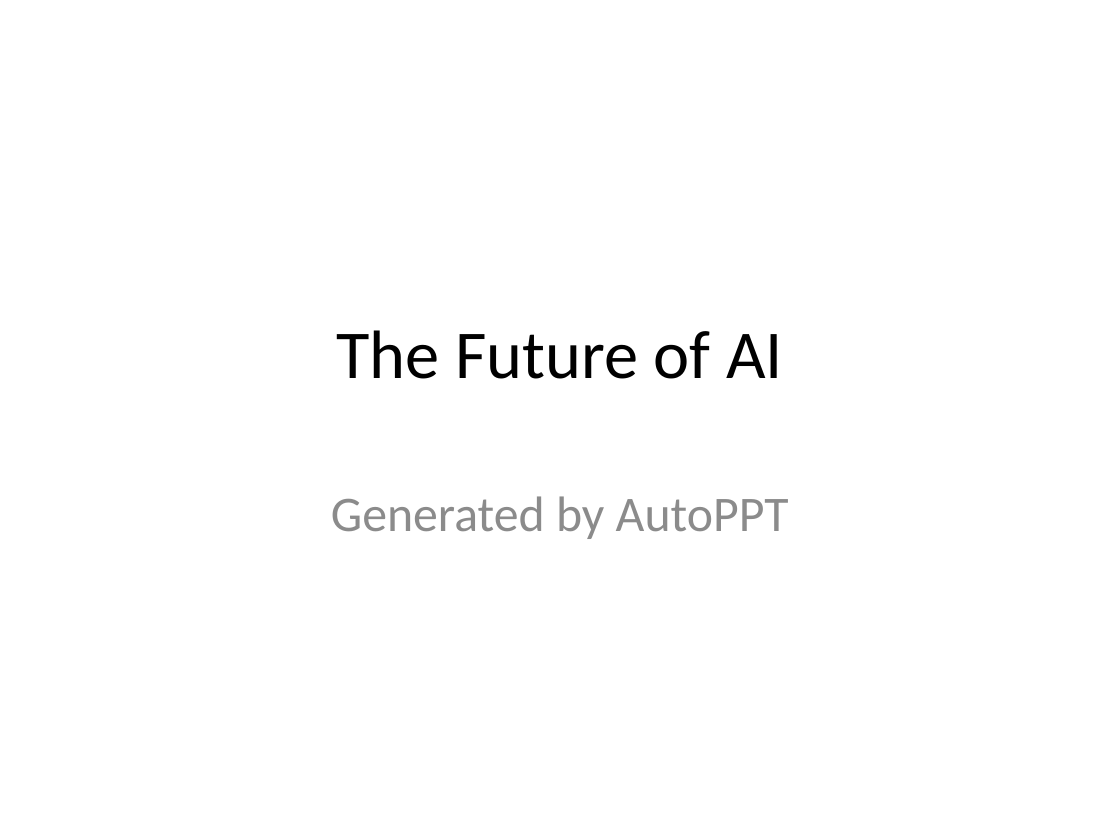
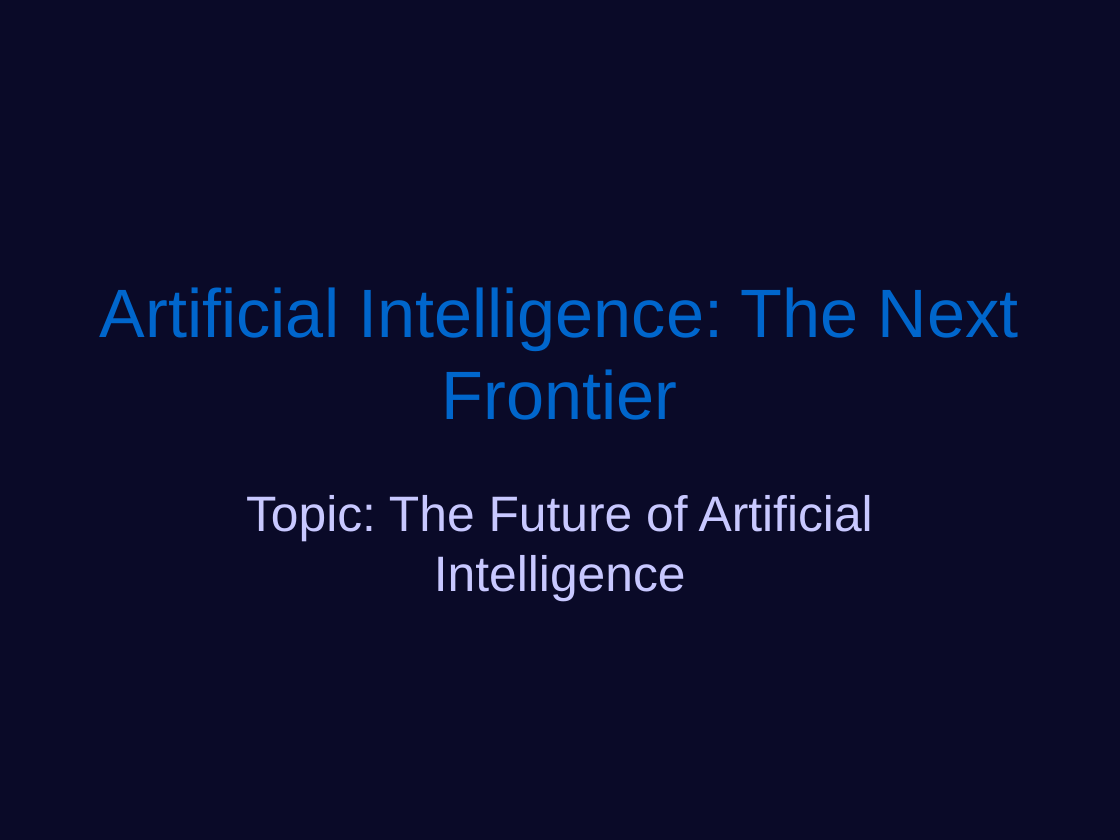
Before and after one commit to yeasy/AutoPPT, a slide deck: slide 6 of samples/en_tech.pptx (slide 1 before the commit). Drawn at 1120x840 pixels with LibreOffice and Linux fonts; fonts in the diff are those of the drawing. Boxes give left, top, right and bottom in pixels: in the first picture for what was removed or moved away, otherwise in the second. Text is boxed around its words. In the diff, an @@ line names an element or a change of style, - is before the commit and + after.

```diff
--- a/samples/en_tech.pptx
+++ b/samples/en_tech.pptx
@@ background #FFFFFF to #0A0A28 @@
@@ title at bbox=[100, 287, 1019, 420]: text changed; font Calibri to Arial; text colour #000000 to #0066CC @@
-The Future of AI
+Artificial Intelligence: The Next Frontier
@@ subtitle at bbox=[246, 495, 873, 601]: text changed; font Calibri to Arial; text colour #8C8C8C to #C8C8FF @@
-Generated by AutoPPT
+Topic: The Future of Artificial Intelligence
```
Also in this commit, not shown: 8 slides added, 3 slides removed, 12 other files.
